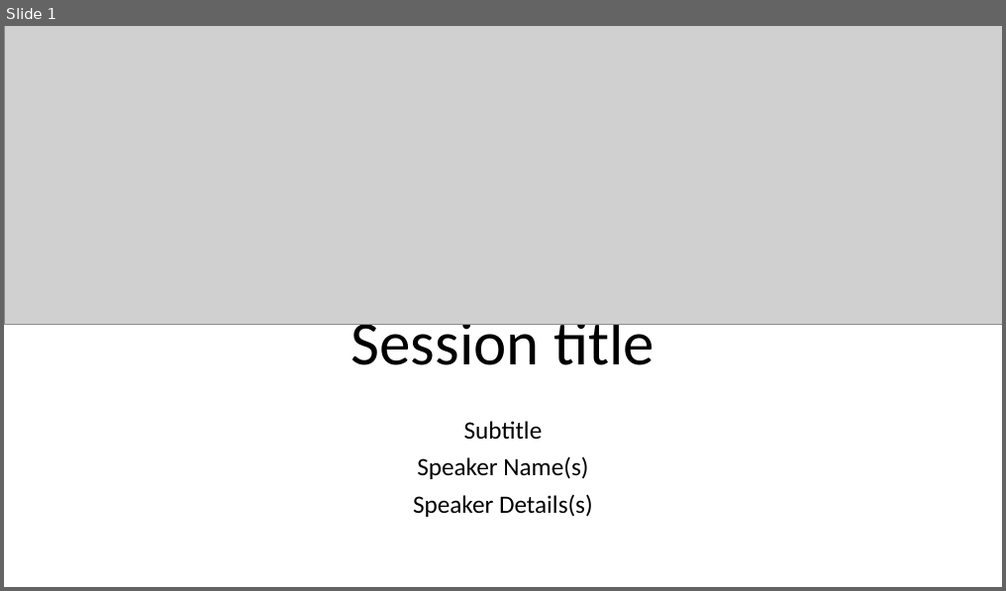
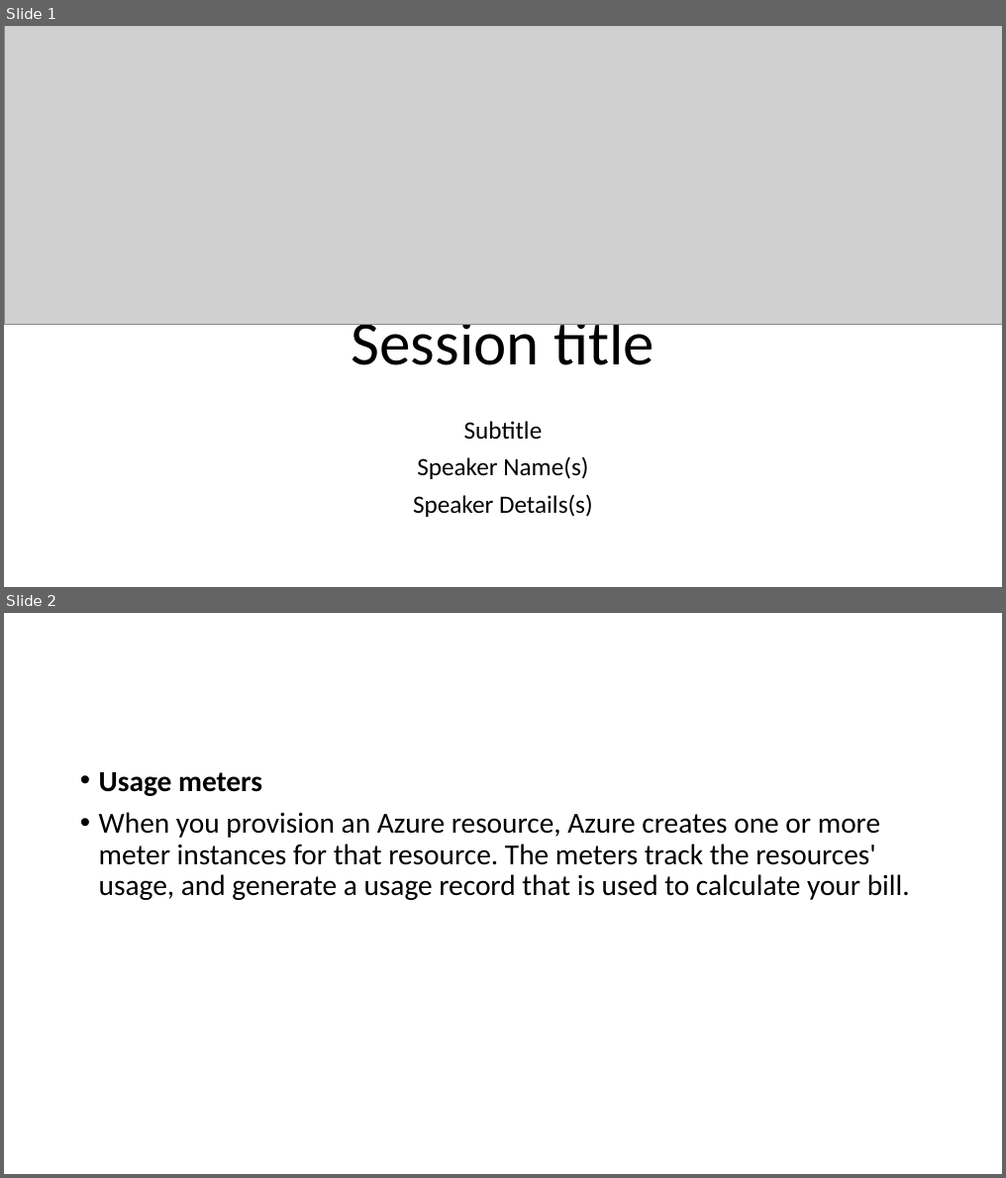
Before and after one commit to warrendt/cloudfridays, a slide deck: content/Azure Fundamentals/3. Understand security privacy compliance and trust/Cost Management.pptx. Shown one above the other, each under a label of ours: slide 1 before the commit, slides 1 and 2 after it. The pictures are 1006x591 and 1006x1178 pixels, drawn with LibreOffice and Linux fonts; fonts in the diff are those of the drawing; grey boxes stand for pictures; background and template pictures are left out. Boxes give left, top, right and bottom in pixels: in the first picture for what was removed or moved away, otherwise in the second. Text is boxed around its words. In the diff, an @@ line names an element or a change of style, - is before the commit and + after.

```diff
--- a/content/Azure Fundamentals/3. Understand security privacy compliance and trust/Cost Management.pptx
+++ b/content/Azure Fundamentals/3. Understand security privacy compliance and trust/Cost Management.pptx
@@ slide 2 added at box(4, 613, 1002, 1174), background #FFFFFF @@
@@ text added at box(99, 772, 910, 900), 28 pt, text #000000 @@
+• Usage meters
+• When you provision an Azure resource, Azure creates one or more meter instances for that resource. The meters track the resources' usage, and generate a usage record that is used to calculate your bill.
```
Also in this commit, not shown: 5 other slides added, 1 slide removed.
